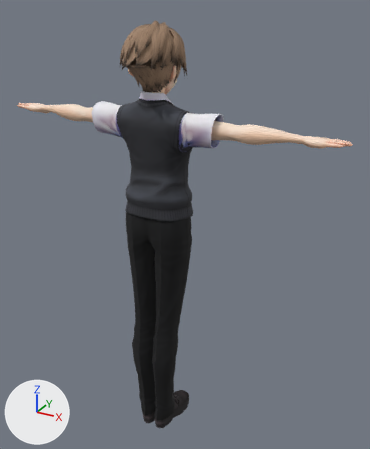
What one commit did to the glTF model Web/people/salaryman_04.glb.
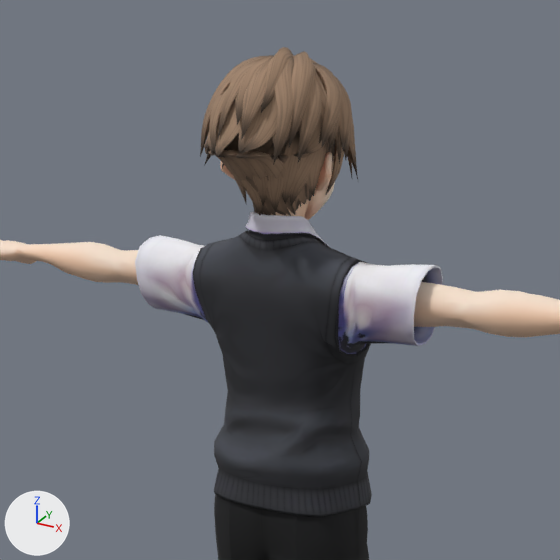
Each version is shown whole from a 50 mm camera at (1.109, -1.758, 1.994) aimed at (0.087, 0.1, 1.065), then close up on the part from 9% to 74% of the width and 0% to 54% of the height. The axes (+X, +Y, +Z) are drawn at lower left. The lights are the same throughout. The first two pictures are the older version.

The older version as bpy lines, for what is in view:
```python
ob_body_baked = bpy.data.objects.new('Body.baked', me_body_baked)
ob_body_baked.location = (0.0, 0.0, 0.0)
ob_face_baked = bpy.data.objects.new('Face.baked', me_face_baked)
ob_face_baked.location = (0.0, 0.0, 0.0)
ob_hair001_baked = bpy.data.objects.new('Hair001.baked', me_hair001_baked)
ob_hair001_baked.location = (0.0, 0.0, 0.0)
```
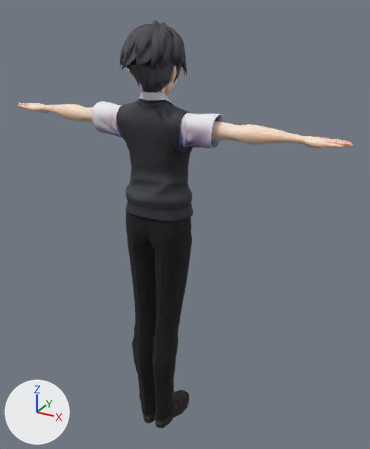
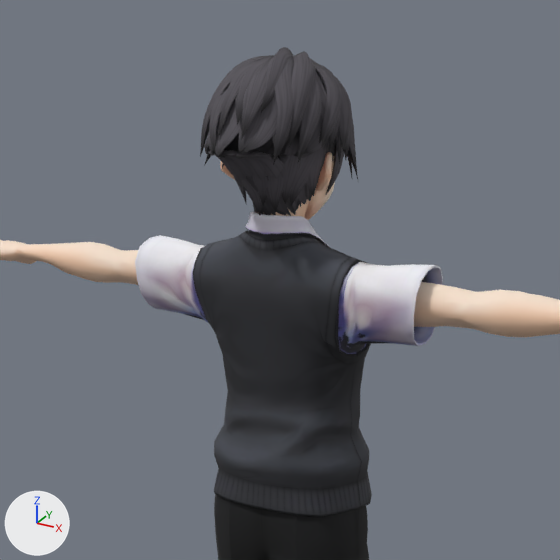
Changed parts and their boxes (x1, y1, x2, y2) in the close-ups (560 x 560 px):
'Hair001.baked', surface changed (darker): (201, 47, 357, 215) in both

Edits to the bpy script that builds the scene:
```text
Change mat_f00_000_hair_00_hair_01:
    where n4 = _N.new('ShaderNodeMix'); n4.name = 'Mix'
    n4.inputs[7].default_value: (0.376, 0.243, 0.157, 1.0) -> (0.0941, 0.0863, 0.102, 1.0)  # 'B', beige #a5876e -> 'B', dark grey #56535a
Change mat_f00_000_hair_00_hair_02:
    where n4 = _N.new('ShaderNodeMix'); n4.name = 'Mix'
    n4.inputs[7].default_value: (0.376, 0.243, 0.157, 1.0) -> (0.0941, 0.0863, 0.102, 1.0)  # 'B', beige #a5876e -> 'B', dark grey #56535a
```
